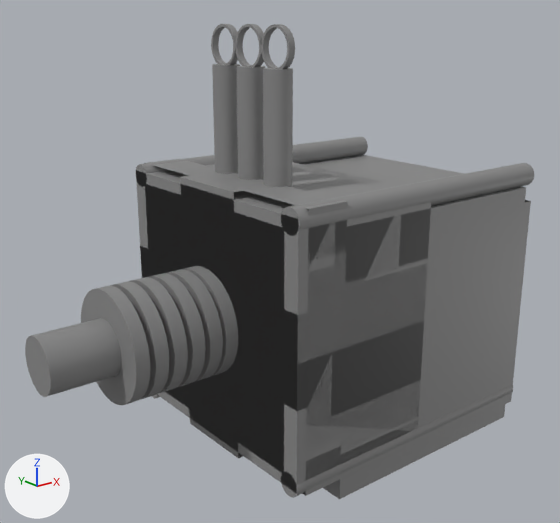
Before and after pictures for a commit that changed the FBX model DAQRI Headset Repair Project/Assets/Assets/Parts Models/potentiometer.fbx.
Before and after are seen from a camera (50 mm lens) standing at (-0.0215, -0.0223, 0.0105) and looking at (-0.004, -0.0004, 0.0017). Lighting does not change. The marker at lower left points along +X, +Y and +Z. Where no turn or scale is listed for an object, it has been applied to the vertices.
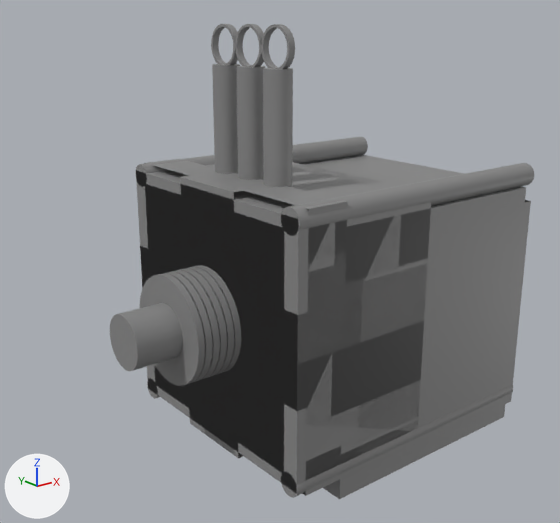
Diff of the bpy script that builds the scene:
```diff
--- a/DAQRI Headset Repair Project/Assets/Assets/Parts Models/potentiometer.fbx.py
+++ b/DAQRI Headset Repair Project/Assets/Assets/Parts Models/potentiometer.fbx.py
@@ ob_ppipe6 @@
 ob_ppipe6 = bpy.data.objects.new('pPipe6', me_mesh_010)
-ob_ppipe6.location = (-0.01085, 0.0, 0.0)
+ob_ppipe6.location = (-0.00865, 0.0, 0.0)
 ob_ppipe6.rotation_euler = (-3.142, 0.0, 1.571)  # degrees (-180, 0, 90)
-ob_ppipe6.scale = (0.002, 0.0005, 0.002)
+ob_ppipe6.scale = (0.002, 0.00025, 0.002)
@@ ob_ppipe2 @@
 ob_ppipe2 = bpy.data.objects.new('pPipe2', me_mesh_006)
-ob_ppipe2.location = (-0.00945, 0.0, 0.0)
+ob_ppipe2.location = (-0.00745, 0.0, 0.0)
 ob_ppipe2.rotation_euler = (-3.142, 0.0, 1.571)  # degrees (-180, 0, 90)
-ob_ppipe2.scale = (0.002, 0.0005, 0.002)
+ob_ppipe2.scale = (0.002, 0.00025, 0.002)
@@ ob_pcylinder1 @@
 ob_pcylinder1.rotation_euler = (-3.142, 0.0, 1.571)  # degrees (-180, 0, 90)
-ob_pcylinder1.scale = (0.001, 0.006, 0.001)
+ob_pcylinder1.scale = (0.001, 0.003, 0.001)
@@ ob_ppipe5 @@
 ob_ppipe5 = bpy.data.objects.new('pPipe5', me_mesh_009)
-ob_ppipe5.location = (-0.01015, 0.0, 0.0)
+ob_ppipe5.location = (-0.00835, 0.0, 0.0)
 ob_ppipe5.rotation_euler = (-3.142, 0.0, 1.571)  # degrees (-180, 0, 90)
-ob_ppipe5.scale = (0.002, 0.0005, 0.002)
+ob_ppipe5.scale = (0.002, 0.00025, 0.002)
@@ ob_ppipe1 @@
 ob_ppipe1 = bpy.data.objects.new('pPipe1', me_mesh_005)
-ob_ppipe1.location = (-0.0074, 0.0, 0.0)
+ob_ppipe1.location = (-0.00715, 0.0, 0.0)
 ob_ppipe1.rotation_euler = (-3.142, 0.0, 1.571)  # degrees (-180, 0, 90)
-ob_ppipe1.scale = (0.002, 0.0005, 0.002)
+ob_ppipe1.scale = (0.002, 0.00025, 0.002)
```

Changed parts and their boxes [x1, y1, x2, y2] in the pictures (560 x 523 px):
'pCylinder1', rescaled
    before: [25, 318, 121, 397]
    after: [110, 303, 183, 371]
'pPipe6', moved, rescaled
    before: [81, 286, 150, 405]
    after: [140, 274, 205, 386]
'pPipe5', moved, rescaled
    before: [110, 281, 169, 399]
    after: [163, 272, 212, 383]
'pPipe2', moved, rescaled
    before: [131, 277, 188, 393]
    after: [185, 267, 234, 375]
'pPipe1', moved, rescaled
    before: [181, 266, 238, 377]
    after: [194, 265, 241, 373]
